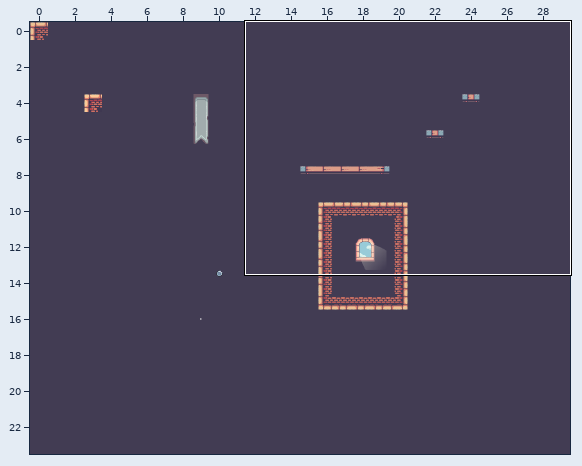
Level history. Tiled map: world/maps/level_1_inwork.tmx. Above, an overview of the earlier version with the close-up marked.
Close-up. As it was:
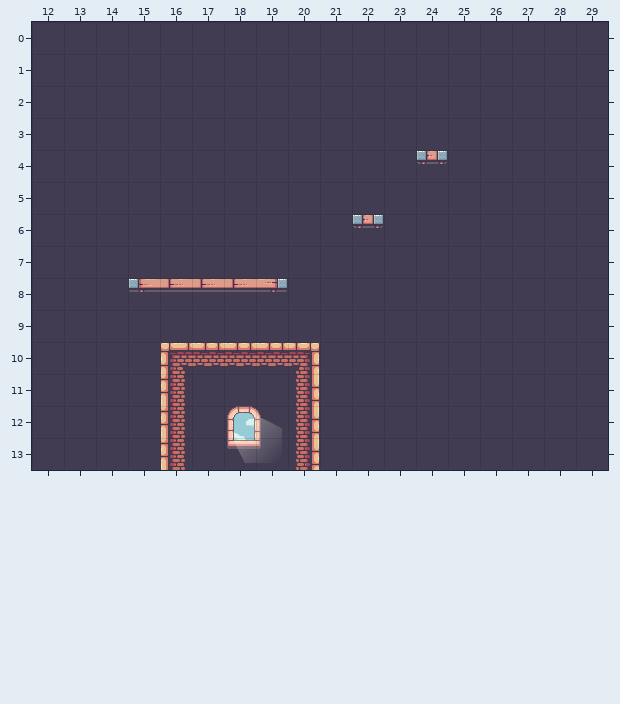
Cells are 32x32 px. Shown: x 12..29, y 0..13. The commit also changed other parts of the map, which this record leaves out.
New version:
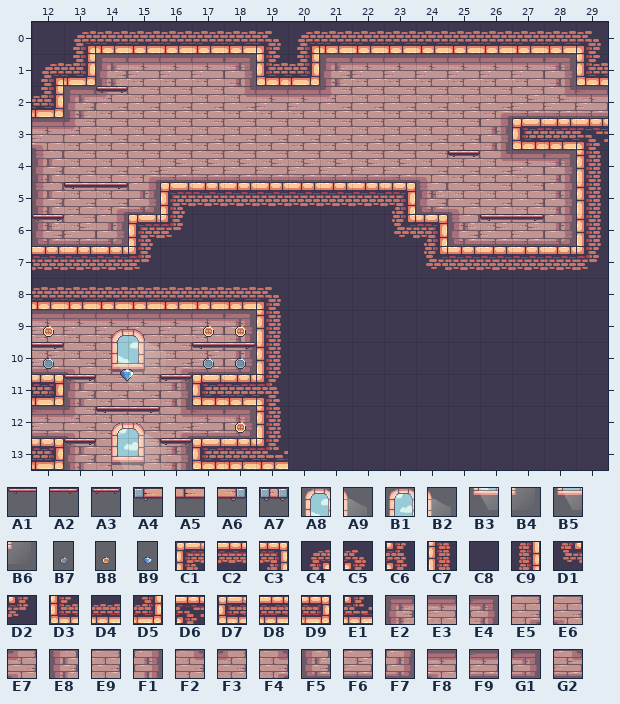
Key: from "gfx_castle_decorations": A1 1, A2 3, A3 4, A4 6, A5 7, A6 8, A7 9, A8 11, A9 12, B1 13, B2 14, B3 16, B4 17, B5 18, B6 19; from "gfx_items": B7 0 "coin_silver", B8 4 "coin_gold", B9 12 "gem_blue"; from "gfx_levels_castle_tiles": C1 0, C2 1, C3 2, C4 4, C5 5, C6 6, C7 12, C8 13, C9 14, D1 16, D2 17, D3 24, D4 25, D5 26, D6 29, D7 36, D8 37, D9 38, E1 41, E2 48, E3 49, E4 50, E5 52, E6 53, E7 54, E8 60, E9 61, F1 62, F2 64, F3 65, F4 67, F5 72, F6 73, F7 74, F8 77, F9 85, G1 86, G2 88.
__ is an empty cell.
Objects are placed by their top-left corner, in cells (3,4 is the top-left corner of cell 3,4); size is 1x1 cell unless given.
Tiles replaced or removed in this view: C1, C2, C3, C7, C8, C9.
Diff:
Changed rows in their new state; .. is an unchanged cell.
layer "lvl_1_bg" opacity 90% -> 100%
Layer "lvl_1_bg":
first column x 12:
 0 .. C4 D4 D4 D4 D4 D4 C5 C4 D4 D4 D4 D4 D4 D4 D4 D4 C5
 1 C4 D5 E2 E3 E3 E3 E4 D3 D5 E2 E3 E3 E3 E3 E3 E3 E4 D3
 2 D5 E2 F3 E9 E9 E9 F2 E3 E3 F3 E9 E9 E9 E9 E5 F6 G2 F9
 3 F8 F3 E9 E9 E9 E9 E9 E9 E9 E9 E9 E9 E9 E9 F1 D7 D8 D6
 4 E8 E9 E9 E5 F6 F6 F6 F6 F6 F6 F6 F6 E6 E9 F2 E3 E4 C7
 5 E8 E9 E5 F7 C1 C2 C2 C2 C2 C2 C2 C3 F5 E6 E9 E9 F1 C7
 6 F5 F6 F7 C1 D2 .. .. .. .. .. .. D1 C3 F5 F6 F6 F7 C7
 7 C2 C2 C2 D2 .. .. .. .. .. .. .. .. D1 C2 C2 C2 C2 D2
 8 D4 D4 D4 D4 D4 D4 D4 C5 .. .. .. .. .. .. .. .. .. ..
 9 E3 E3 E3 E3 E3 E3 E4 C7 .. .. .. .. .. .. .. .. .. ..
10 F6 E6 E9 E9 E5 F6 F7 C7 C8 .. .. .. .. .. .. .. .. ..
11 D9 E8 E9 E9 F1 D7 D8 C6 C8 .. .. .. .. .. .. .. .. ..
12 F9 E7 E9 E9 F4 F9 G1 C7 C8 .. .. .. .. .. .. .. .. ..
13 D9 E8 E9 E9 F1 D7 D8 E1 C8 .. .. .. .. .. .. .. .. ..
Layer "lvl_1_mood" (added):
added: A8 at 14.4,9.6
added: A9 at 15.4,9.6
added: B3 at 14.4,10.6
added: B4 at 15.4,10.6
added: B1 at 14.4,12.5
added: B2 at 15.4,12.5
added: B5 at 14.4,13.5
added: B6 at 15.4,13.5
Layer "lvl_1_obj":
added: A3 at 14,2
added: A3 at 25,4
added: A2 at 14,5
added: A1 at 13,5
added: A3 at 12,6
added: A1 at 26,6
added: A2 at 27,6
added: B8 "coin_gold" at 12,8.7 size 1x1.5
added: B8 "coin_gold" at 17,8.7 size 1x1.5
added: B8 "coin_gold" at 18,8.7 size 1x1.5
added: B7 "coin_silver" at 12,9.7 size 1x1.5
added: B7 "coin_silver" at 17,9.7 size 1x1.5
added: B7 "coin_silver" at 18,9.7 size 1x1.5
added: A1 at 17,10
added: A2 at 18,10
added: A2 at 12,10
added: B9 "gem_blue" at 14.5,10 size 1x1.5
added: A3 at 13,11
added: A3 at 16,11
added: B8 "coin_gold" at 18,11.7 size 1x1.5
added: A1 at 14,12
added: A2 at 15,12
added: A3 at 13,13
added: A3 at 16,13
removed: A7 at 24,4
removed: A7 at 22,6
removed: A4 at 15,8
removed: A5 at 16,8
removed: A5 at 17,8
removed: A5 at 18,8
removed: A6 at 19,8
removed: A8 at 18,12
removed: A9 at 19,12
removed: B3 at 18,13
removed: B4 at 19,13
